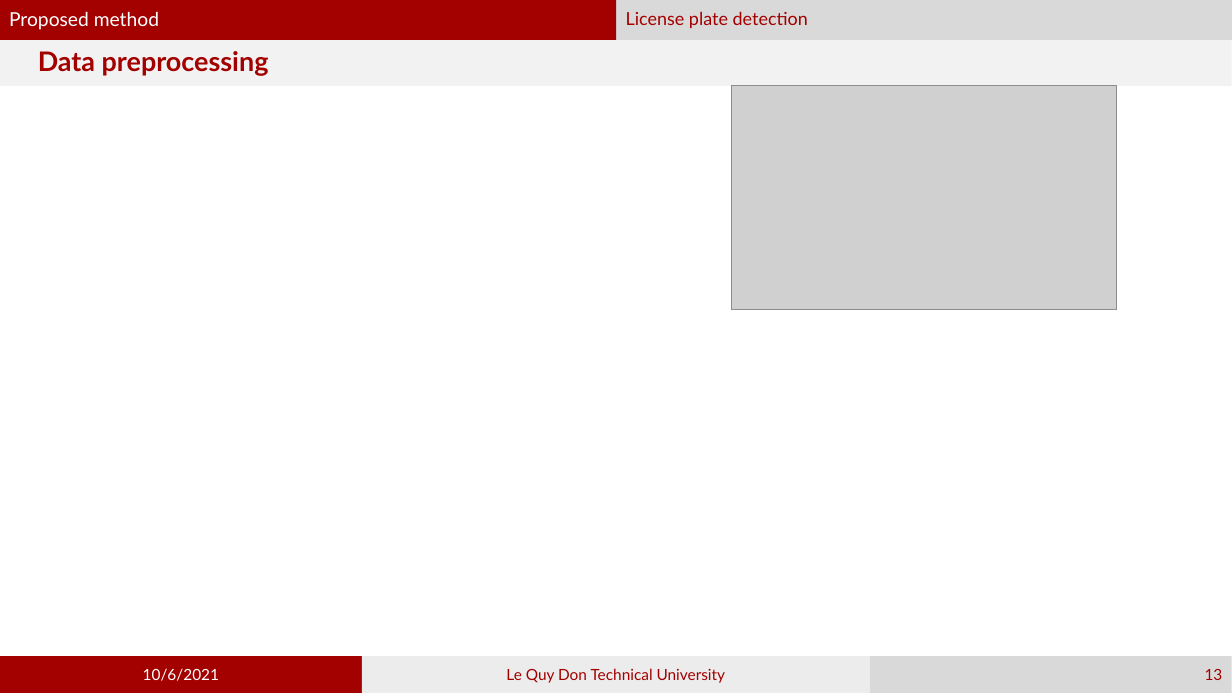
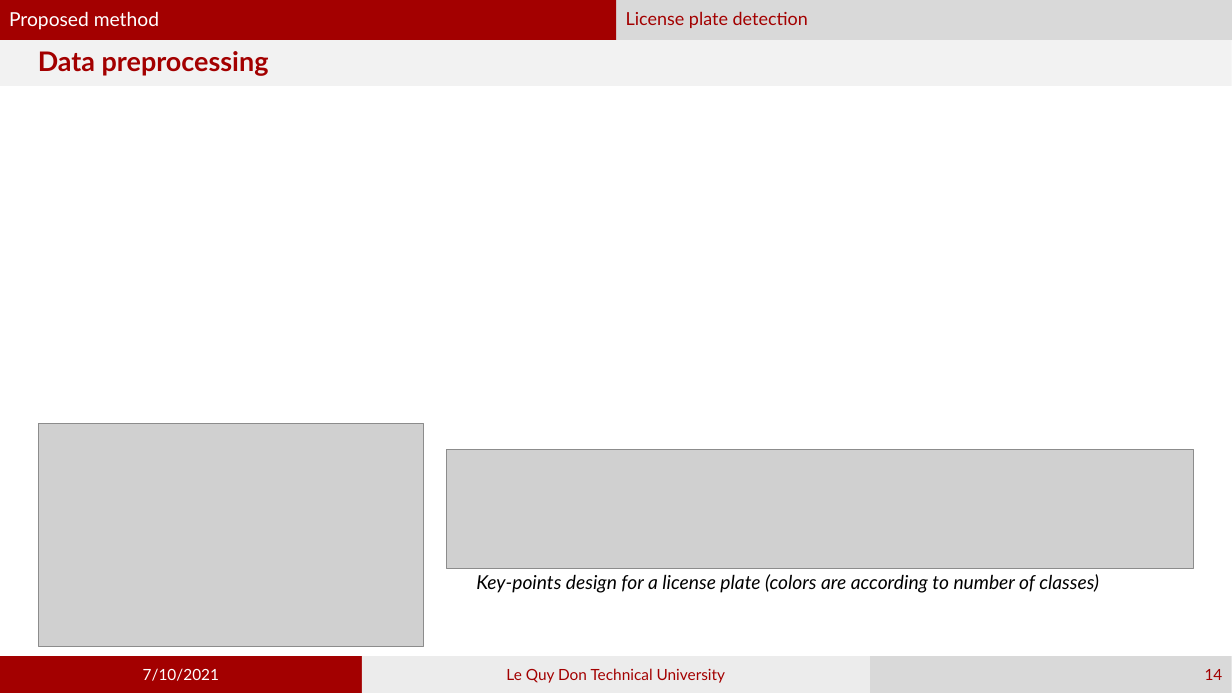
Before and after one commit to phamvandan/graduated-thesis-2021, a slide deck: slide 14 of my_template.pptx (slide 13 before the commit). Drawn at 1232x693 pixels with LibreOffice and Linux fonts; fonts in the diff are those of the drawing; grey boxes stand for pictures. Boxes give left, top, right and bottom in pixels: in the first picture for what was removed or moved away, otherwise in the second. Text is boxed around its words. In the diff, an @@ line names an element or a change of style, - is before the commit and + after.

```diff
--- a/my_template.pptx
+++ b/my_template.pptx
@@ picture: place and size @@
-picture at (732,86,1117,310)
+picture at (39,423,424,647)
@@ picture added at (446,449,1193,568) @@
@@ text added at (476,574,1099,593), 15 pt, text #000000, italic @@
+Key-points design for a license plate (colors are according to number of classes)
@@ text in rectangle at (143,668,219,681): text changed @@
-10/6/2021
+7/10/2021
@@ page number at (1205,669,1223,680): text changed @@
-13
+14
```
Also in this commit, not shown: 17 other slides changed, 10 slides added, 4 other files.
